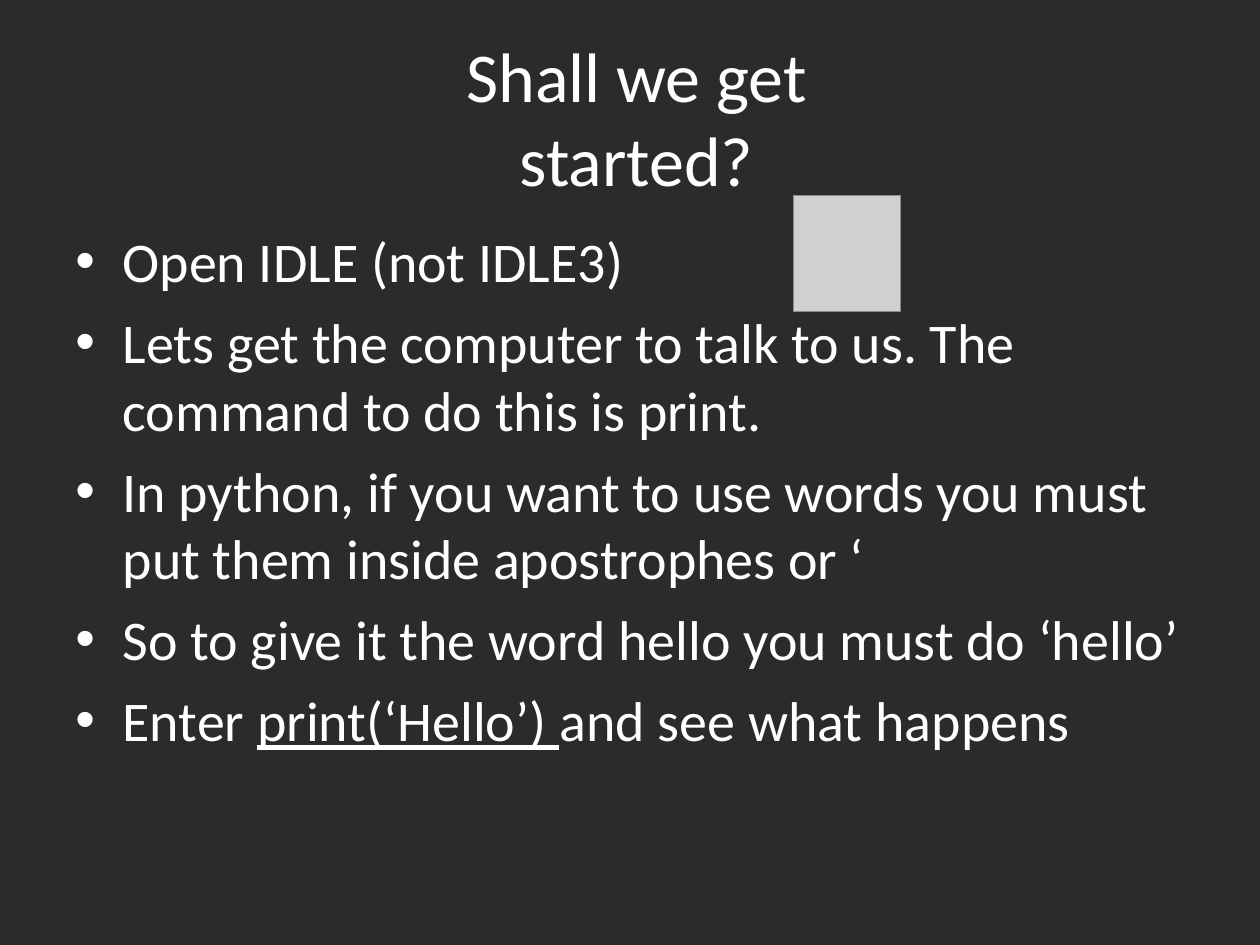
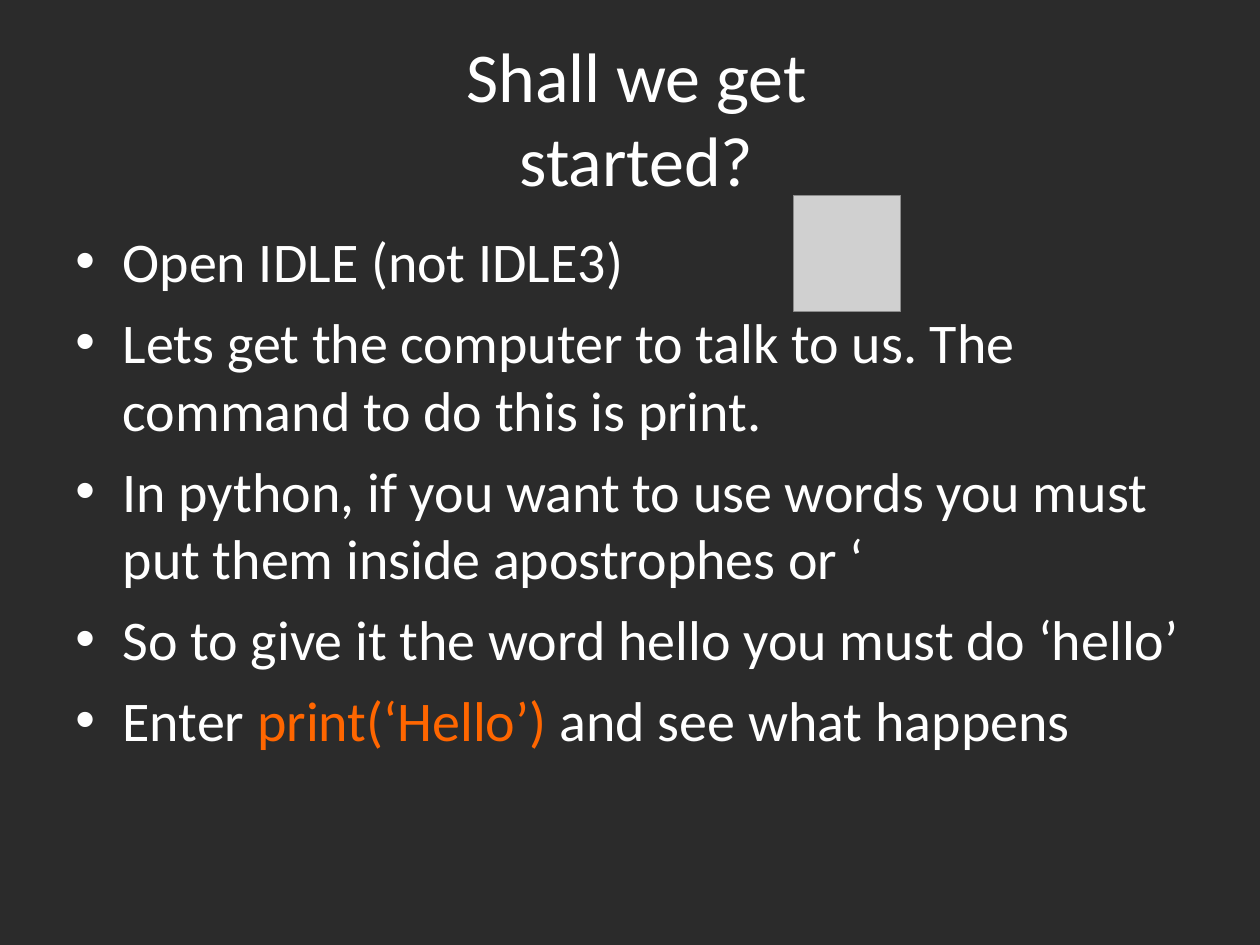
Before and after one commit to gbaman/RaspberryPi-Teaching-Materials, a slide deck: slide 6 of Powerpoints/Python1.ppt. Drawn at 1260x945 pixels with LibreOffice and Linux fonts; fonts in the diff are those of the drawing; grey boxes stand for pictures; background and template pictures are left out; a plain dark background stands for a picture behind light text. Boxes give left, top, right and bottom in pixels: in the first picture for what was removed or moved away, otherwise in the second. Text is boxed around its words. In the diff, an @@ line names an element or a change of style, - is before the commit and + after.

```diff
--- a/Powerpoints/Python1.ppt
+++ b/Powerpoints/Python1.ppt
@@ text at (123, 700, 1069, 750): text colour #FFFFFF to #FF6600, underline off in "print(‘Hello’)" @@
```
Also in this commit, not shown: 10 other slides changed, 10 slides added.
